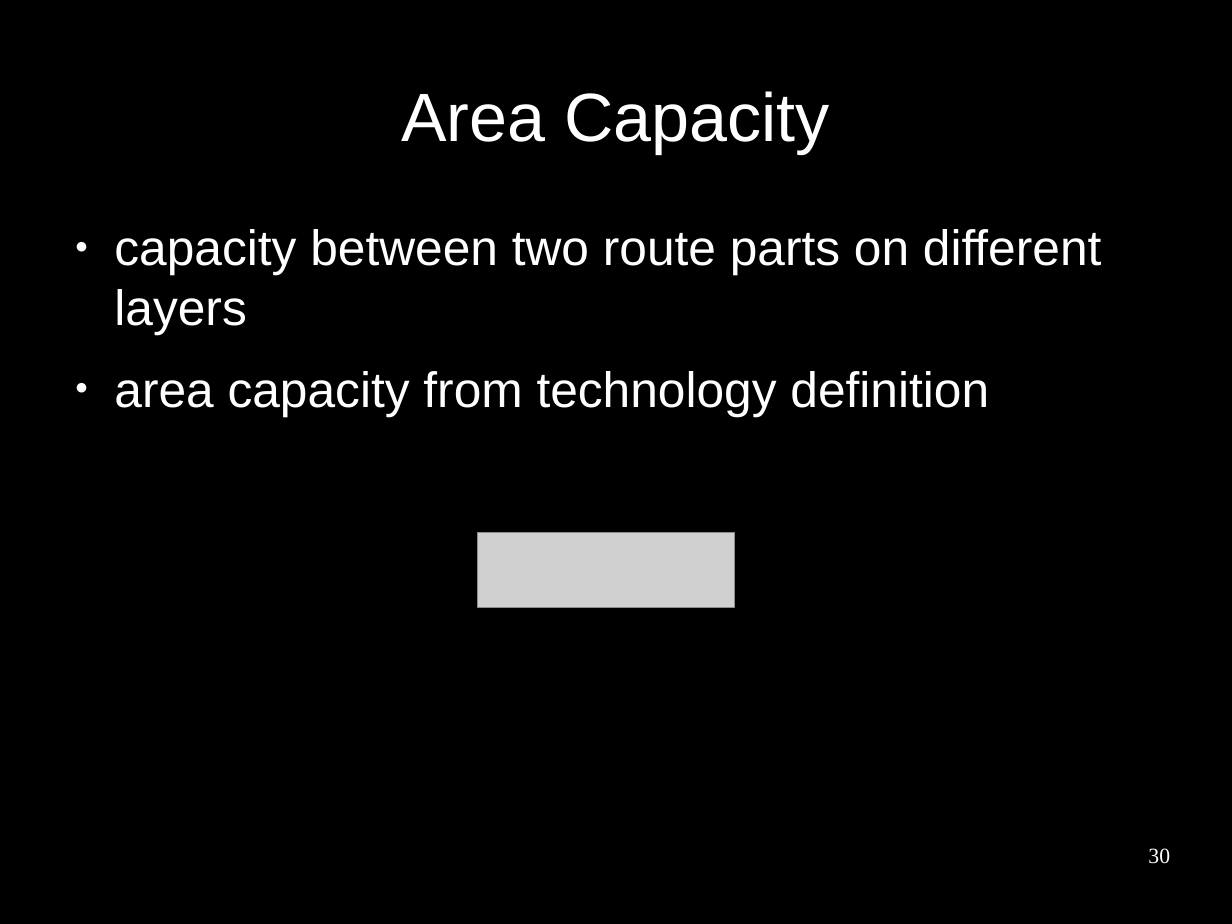
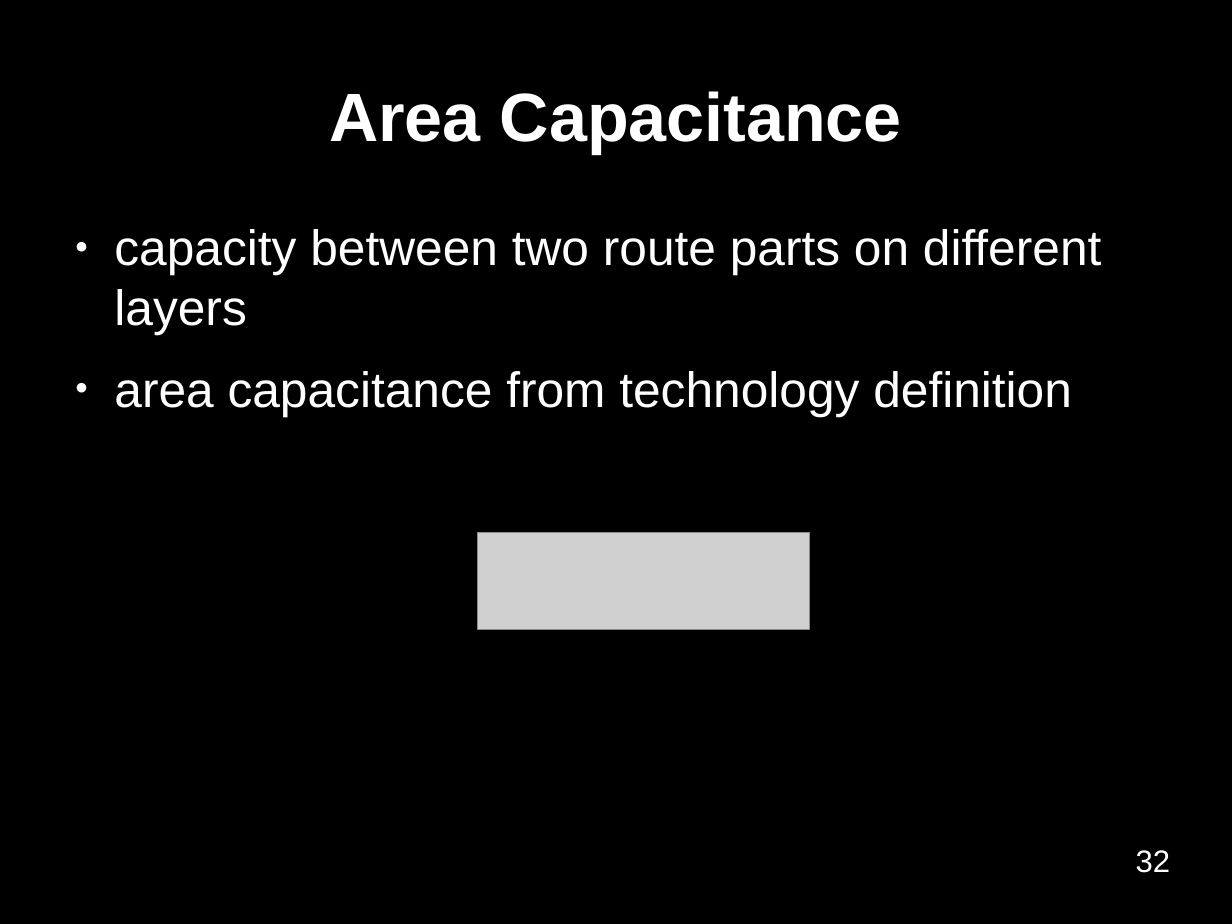
Before and after one commit to benediktibk/bachelorthesis, a slide deck: slide 32 of presentation.odp (slide 30 before the commit). Drawn at 1232x924 pixels with LibreOffice and Linux fonts; fonts in the diff are those of the drawing; grey boxes stand for pictures; background and template pictures are left out. Boxes give left, top, right and bottom in pixels: in the first picture for what was removed or moved away, otherwise in the second. Text is boxed around its words. In the diff, an @@ line names an element or a change of style, - is before the commit and + after.

```diff
--- a/presentation.odp
+++ b/presentation.odp
@@ title at (329,91,902,153): text changed; bold on @@
-Area Capacity
+Area Capacitance
@@ text at (114,371,1072,416): text changed @@
-● area capacity from technology definition
+● area capacitance from technology definition
@@ picture: place and size @@
-picture at (477,532,735,607)
+picture at (477,532,811,629)
@@ page number at (1136,850,1171,873): text changed; size 14 to 20 pt; font Times New Roman to Arial @@
-30
+32
```
Also in this commit, not shown: 40 other slides changed, 2 slides added, 1 other file.
